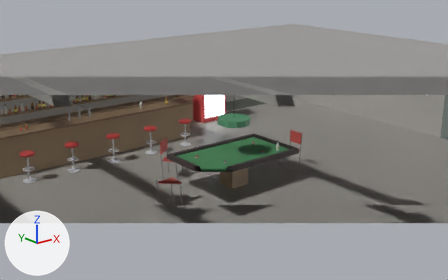
An edit to the Blender file models/sotano/fuente/sotano.blend, drawn before and after from the same camera.
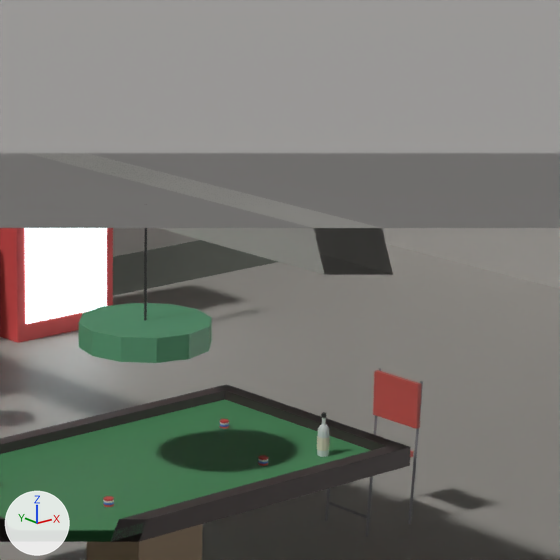
Each version is shown from a camera (50 mm lens) standing at (18.26, -14.76, 3.06) and looking at (27.2, -3.59, -1.41), then close up on the part from 44% to 75% of the width and 14% to 63% of the height. Every picture has the same lights, and +X, +Y and +Z are marked at lower left. The last two pictures show the newer version. Everything nearer to the camera than a plane just in front of the edit is cut away. Objects named as collision shapes, trigger or cutter boxes, shadow casters or lower levels of detail are left out.

In view in the first close-up: 'Humedad2_n', 'Muro2_este-convcol', 'Piso2-convcol', 'Poker_borde_n', 'Poker_borde_s', 'Poker_lampara', 'Poker_pano', 'Refri-convcol', 'Refri_vidrio', 'Silla_Poker_2', 'Techo2-convcol', 'Viga2_1' and 7 more.
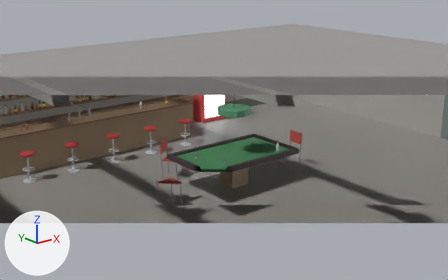
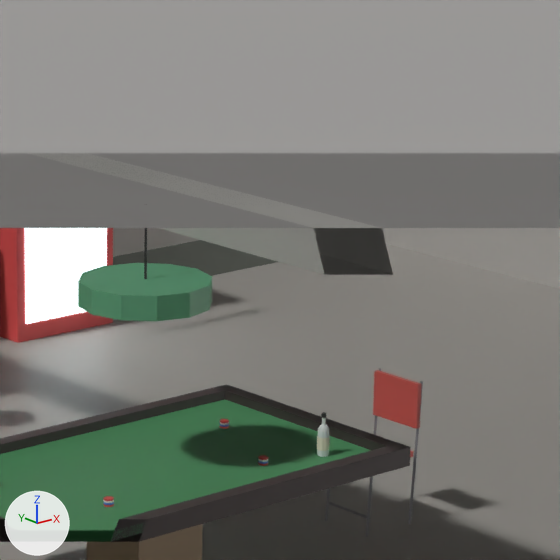
Where the newer file only moved an object's origin or applied its transform, the numbers keep the older frame.

Location of each change, [x1, y1, x2, y2] in pixels of the close-ups (560 x 560 px):
'Poker_lampara', moved
    before: [79, 303, 212, 363]
    after: [78, 263, 212, 321]

The edits, one by one:
Object 'Poker_lampara' (ob_poker_lampara) moves from (27.5, -3.6, -0.975) to (27.5, -3.6, -0.725).
